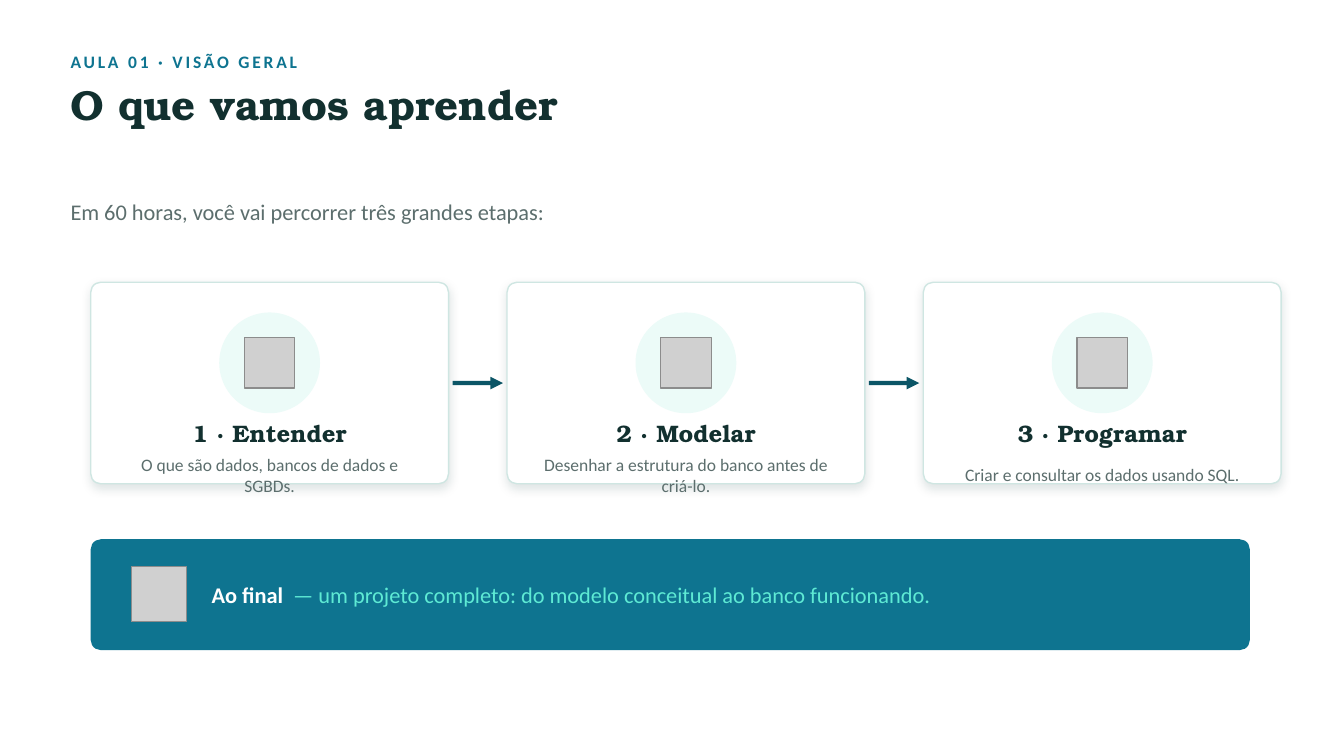
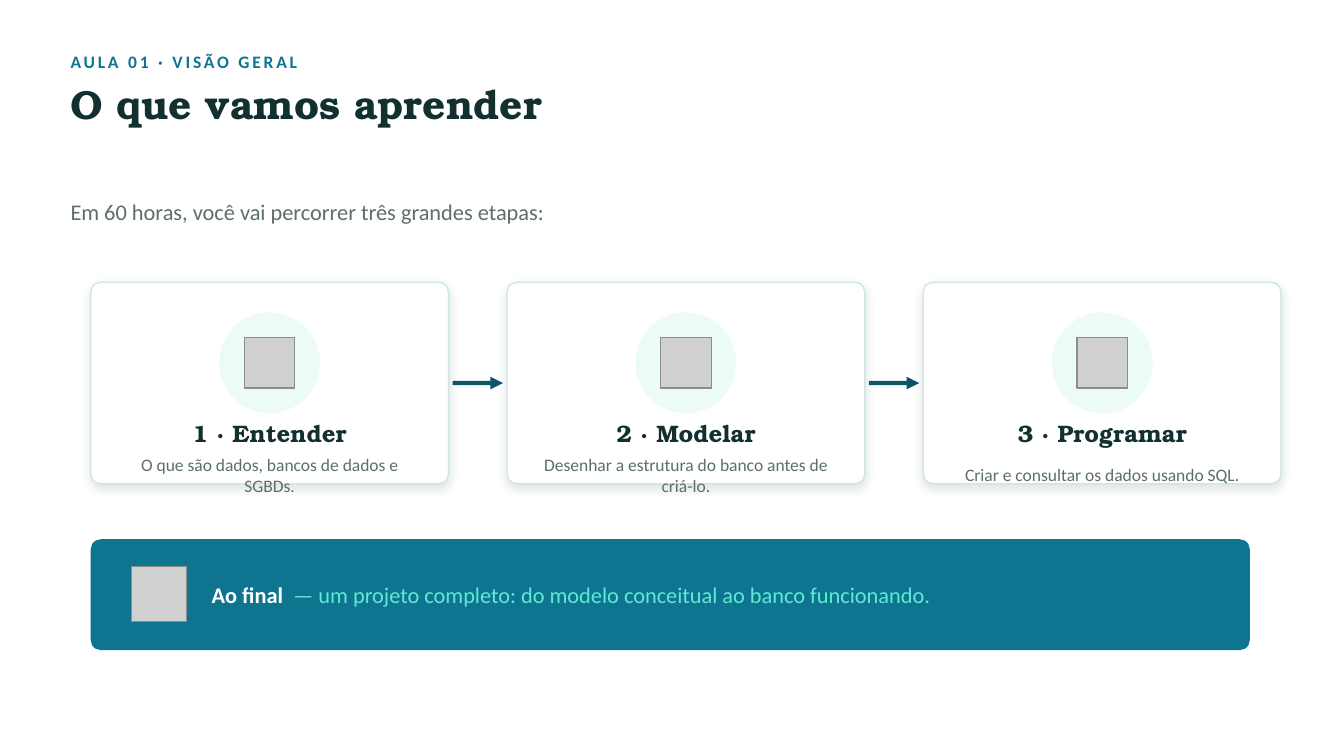
Before and after one commit to euericsoncosta/mteriais-de-aula, a slide deck: slide 5 of disciplinas/banco-de-dados/banco-de-dados-modulo01.pptx. Drawn at 1344x756 pixels with LibreOffice and Linux fonts; fonts in the diff are those of the drawing; grey boxes stand for pictures. Boxes give left, top, right and bottom in pixels: in the first picture for what was removed or moved away, otherwise in the second. Text is boxed around its words. In the diff, an @@ line names an element or a change of style, - is before the commit and + after.

```diff
--- a/disciplinas/banco-de-dados/banco-de-dados-modulo01.pptx
+++ b/disciplinas/banco-de-dados/banco-de-dados-modulo01.pptx
@@ text "O que vamos aprender" at (x1=71, y1=89, x2=542, y2=128): size 30 to 29 pt @@
```
Also in this commit, not shown: 24 other slides changed, 7 slides added, 2 slides removed, 5 other files.
